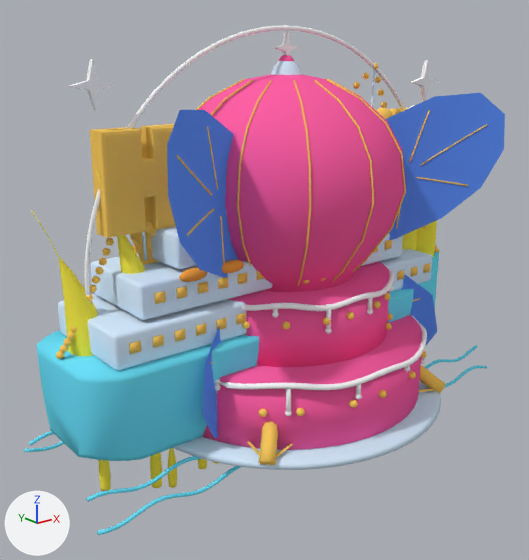
Renders of the Blender file assets/drone-formations.blend from each side of a commit.
Camera for both pictures: a 50 mm lens placed at (-26.2, -30.9, 11.1), pointed at (-1.2, 0.4, -1.5). Lighting does not change. The marker at lower left points along +X, +Y and +Z. The picture after the commit comes second.

In view in the first picture: 'Decks', 'Envelope', 'Flame sculpture', 'Forewing', 'Forewing.001', 'HAPPY', 'Halo ring', 'Hull', 'Load tapes', 'Plate', 'Tier 1', 'Tier 2' and 30 more.
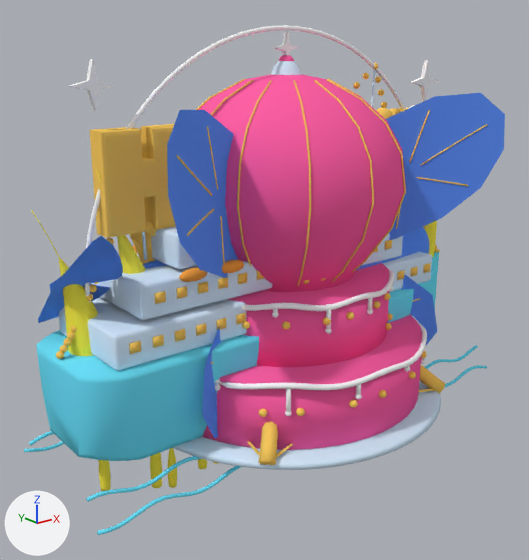
What differs and where, as boxes (x1, y1, x2, y2) in the pictures (529 x 560 px):
'Flukes', added (blue): after (38, 236, 123, 323)
'Whale body', added (mostly hidden): after (143, 227, 429, 270)

What changed in the scene script:
```text
Add me_flukes:
    me_flukes.from_pydata([(-10.6, 0.67, 0.47), (-11.0, 1.48, 1.42), (-11.6, 2.33, 2.36), (-12.4, 3.21, 3.31), (-13.2, 3.85, 3.94), (-13.4, 3.51, 3.47), (-13.5, 2.79, 2.52), (-13.6, 2.07, 1.58), (-13.7, 1.41, 0.71), (-14.0, 0.91, 0.0), (-13.7, 0.3, -0.71), (-13.6, -0.39, -1.58), (-13.5, -1.15, -2.52), (-13.4, -1.9, -3.47), (-13.2, -2.31, -3.94), (-12.4, -1.96, -3.31), (-12.1, 0.57, 0.0), (-11.6, -1.37, -2.36), (-11.0, -0.74, -1.42), (-10.6, -0.07, -0.47)], [], [(16, 0, 1), (16, 1, 2), (16, 2, 3), (16, 3, 4), (16, 4, 5), (16, 5, 6), (16, 6, 7), (16, 7, 8), (16, 8, 9), (16, 9, 10), (16, 10, 11), (16, 11, 12), (16, 12, 13), (16, 13, 14), (16, 14, 15), (16, 15, 17), (16, 17, 18), (16, 18, 19)])
    me_flukes.materials.append(mat_blue)  # blue #6195ff
Add me_whale_body:
    me_whale_body.from_pydata(...)  # 2332 vertices, 2290 faces; spans x -10.5..12.0, y -4.4..2.5, z -2.6..2.6
    me_whale_body.polygons.foreach_set('use_smooth', [True] * 2290)
    me_whale_body.materials.append(mat_blue)  # blue #6195ff
Add ob_flukes:
    ob_flukes = bpy.data.objects.new('Flukes', me_flukes)
    ob_flukes.location = (0.0, 0.0, 0.0)
    ob_flukes.rotation_euler = (1.571, 0.0, 0.0)  # degrees (90, 0, 0)
Add ob_whale_body:
    ob_whale_body = bpy.data.objects.new('Whale body', me_whale_body)
    ob_whale_body.location = (0.0, 0.0, 0.0)
    ob_whale_body.rotation_euler = (1.571, 0.0, 0.0)  # degrees (90, 0, 0)
```
